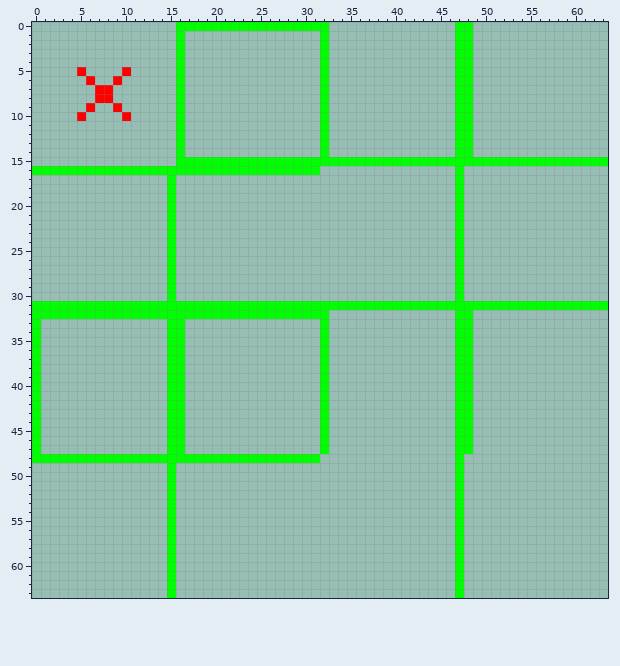
File history of a pixel-art sprite, trunk/Village/assets/Textures/select16.png. This is how it looked before the edit.
The file is 64x64 pixels. Pixels under 10% opacity are left out.
The result:
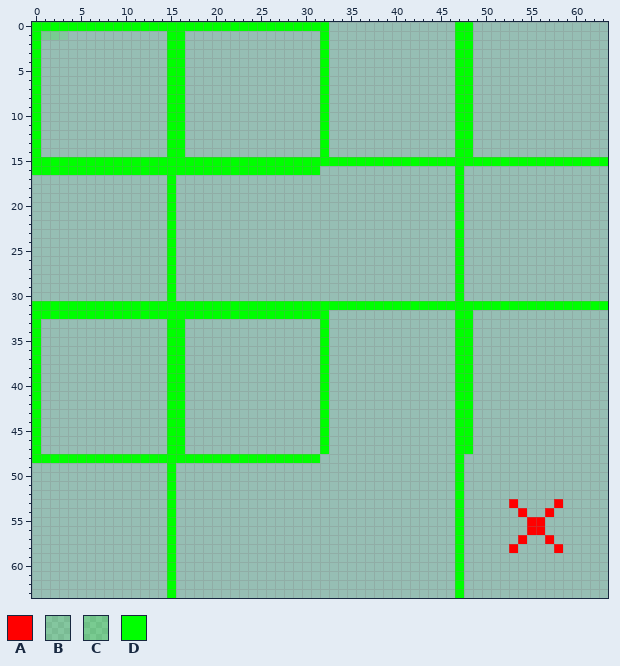
Palette (. is transparent): A #ff0000  B #00ff001e  C #00ff0032  D #00ff00
Difference:
@@ x 0..17 @@
- 0 ................DD
- 1 ................D.
- 2 ................D.
- 3 ................D.
- 4 ................D.
- 5 .....A....A.....D.
- 6 ......A..A......D.
- 7 .......AA.......D.
- 8 .......AA.......D.
- 9 ......A..A......D.
-10 .....A....A.....D.
-11 ................D.
-12 ................D.
-13 ................D.
-14 ................D.
-15 ................DD
+ 0 DDDDDDDDDDDDDDDDDD
+ 1 DCCB...........DD.
+ 2 D..............DD.
+ 3 D..............DD.
+ 4 D..............DD.
+ 5 D..............DD.
+ 6 D..............DD.
+ 7 D..............DD.
+ 8 D..............DD.
+ 9 D..............DD.
+10 D..............DD.
+11 D..............DD.
+12 D..............DD.
+13 D..............DD.
+14 D..............DD.
+15 DDDDDDDDDDDDDDDDDD
 16 DDDDDDDDDDDDDDDDDD
@@ x 51..60 @@
 52 ..........
-53 ..........
-54 ..........
-55 ..........
-56 ..........
-57 ..........
-58 ..........
+53 ..A....A..
+54 ...A..A...
+55 ....AA....
+56 ....AA....
+57 ...A..A...
+58 ..A....A..
 59 ..........
